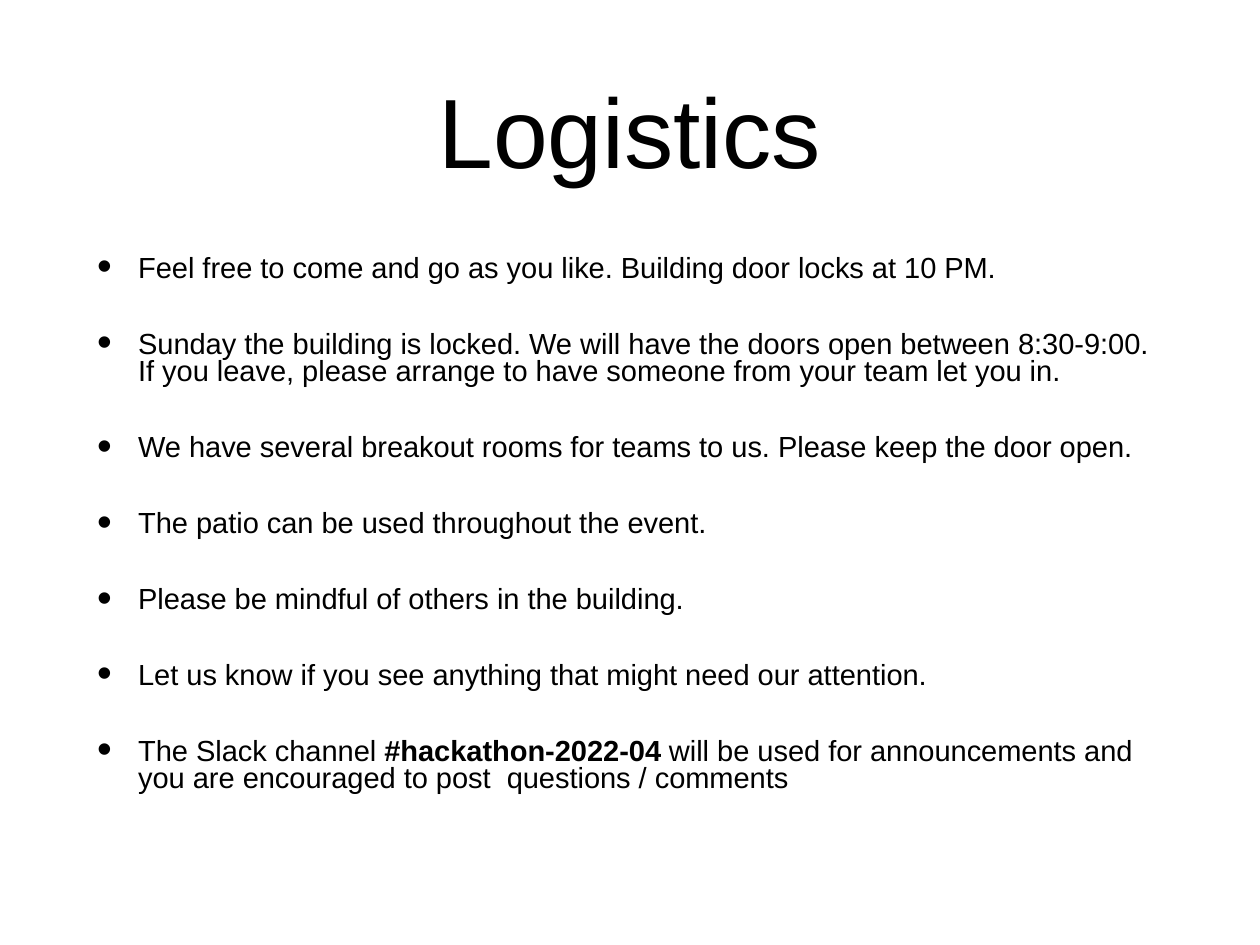
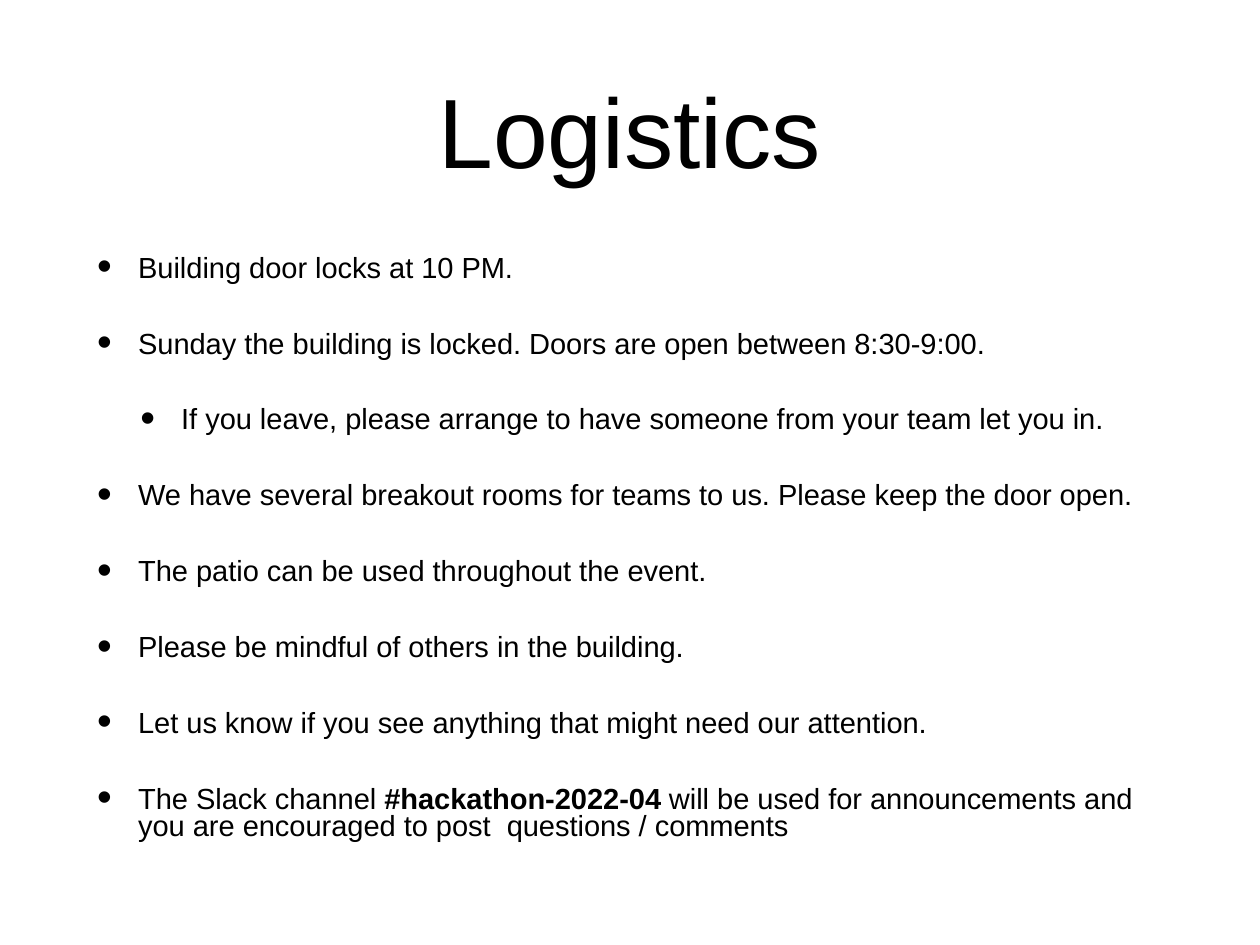
Before and after one commit to socalrug/hackathon-2022-04, a slide deck: slide 9 of admin/intro_slides/hackathon_intro_slides.pptx. Drawn at 1260x945 pixels with LibreOffice and Linux fonts; fonts in the diff are those of the drawing. Boxes give left, top, right and bottom in pixels: in the first picture for what was removed or moved away, otherwise in the second. Text is boxed around its words. In the diff, an @@ line names an element or a change of style, - is before the commit and + after.

```diff
--- a/admin/intro_slides/hackathon_intro_slides.pptx
+++ b/admin/intro_slides/hackathon_intro_slides.pptx
@@ text at (x1=138, y1=257, x2=1104, y2=435): text changed @@
-• Feel free to come and go as you like. Building door locks at 10 PM.
-• Sunday the building is locked. We will have the doors open between 8:30-9:00. If you leave, please arrange to have someone from your team let you in.
+• Building door locks at 10 PM.
+• Sunday the building is locked. Doors are open between 8:30-9:00.
+  • If you leave, please arrange to have someone from your team let you in.
```
Also in this commit, not shown: 3 other slides changed, 2 slides added, 3 other files.
